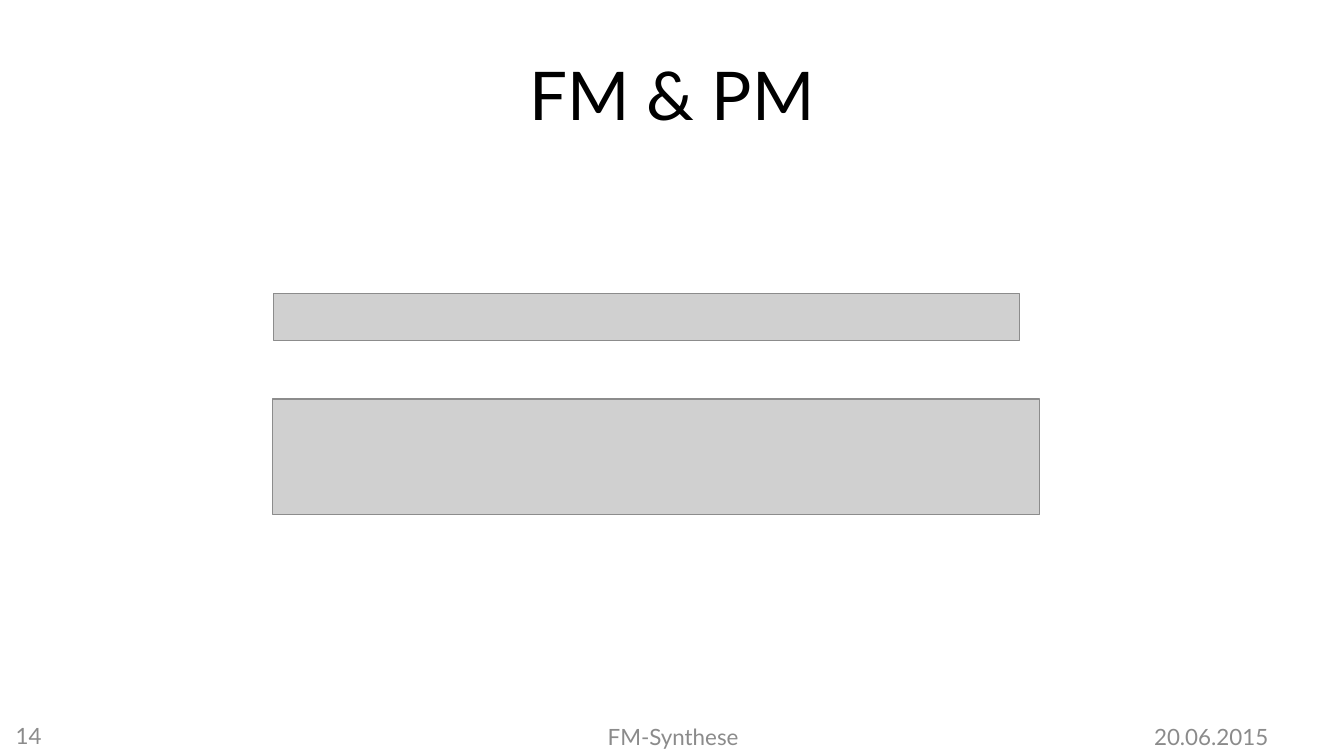
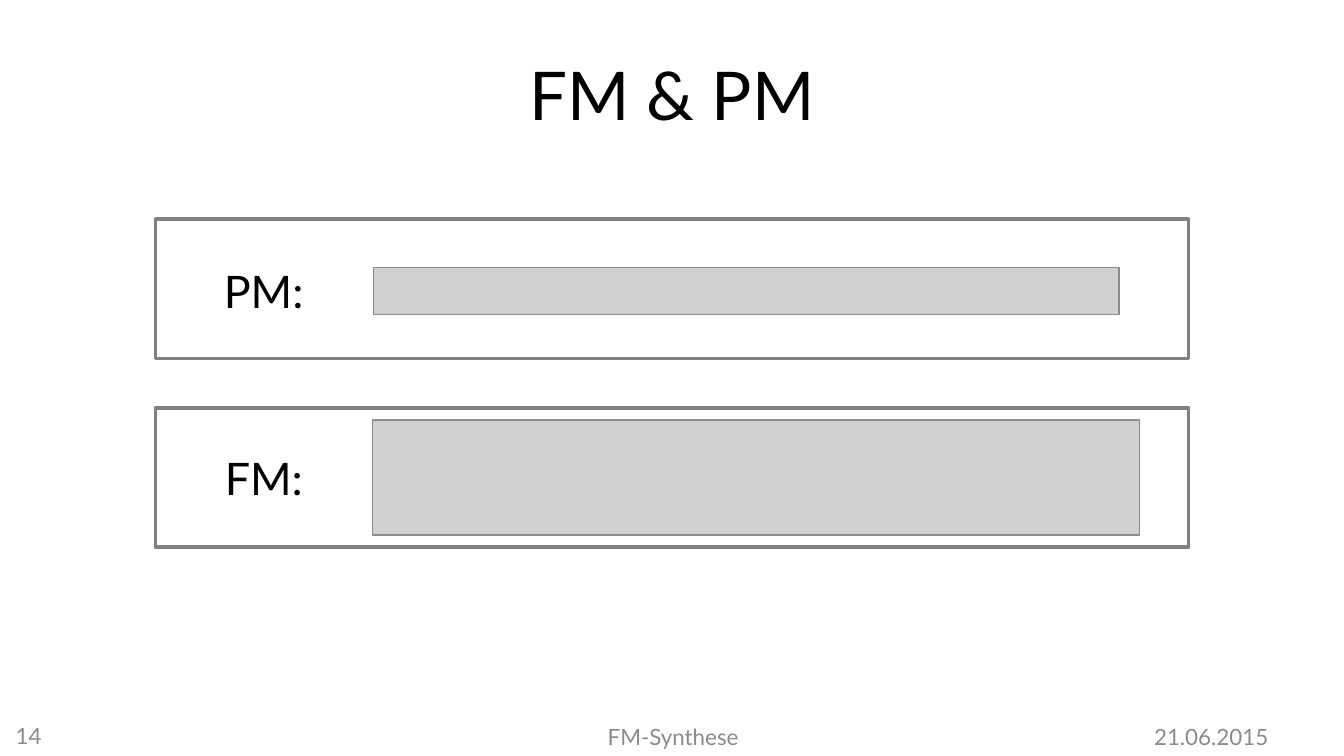
Before and after one commit to MBulli/VSeminar, a slide deck: slide 14 of Praesentation/FMSynthese-Markus.pptx. Drawn at 1344x756 pixels with LibreOffice and Linux fonts; fonts in the diff are those of the drawing; grey boxes stand for pictures; background and template pictures are left out. Boxes give left, top, right and bottom in pixels: in the first picture for what was removed or moved away, otherwise in the second. Text is boxed around its words. In the diff, an @@ line names an element or a change of style, - is before the commit and + after.

```diff
--- a/Praesentation/FMSynthese-Markus.pptx
+++ b/Praesentation/FMSynthese-Markus.pptx
@@ rectangle added at box(156, 219, 1189, 359), outline #808080 2 pt @@
@@ picture: place and size @@
-picture at box(274, 293, 1020, 340)
+picture at box(374, 267, 1120, 314)
@@ text added at box(224, 276, 304, 309), 24 pt, text #000000 @@
+PM:
@@ rectangle added at box(156, 407, 1189, 547), outline #808080 2 pt @@
@@ picture: place and size @@
-picture at box(273, 399, 1040, 515)
+picture at box(372, 419, 1140, 535)
@@ text added at box(225, 463, 303, 496), 24 pt, text #000000 @@
+FM:
@@ text at box(1154, 729, 1268, 745): text changed @@
-20.06.2015
+21.06.2015
```
Also in this commit, not shown: 35 other slides changed, 5 slides added, 32 other files.
